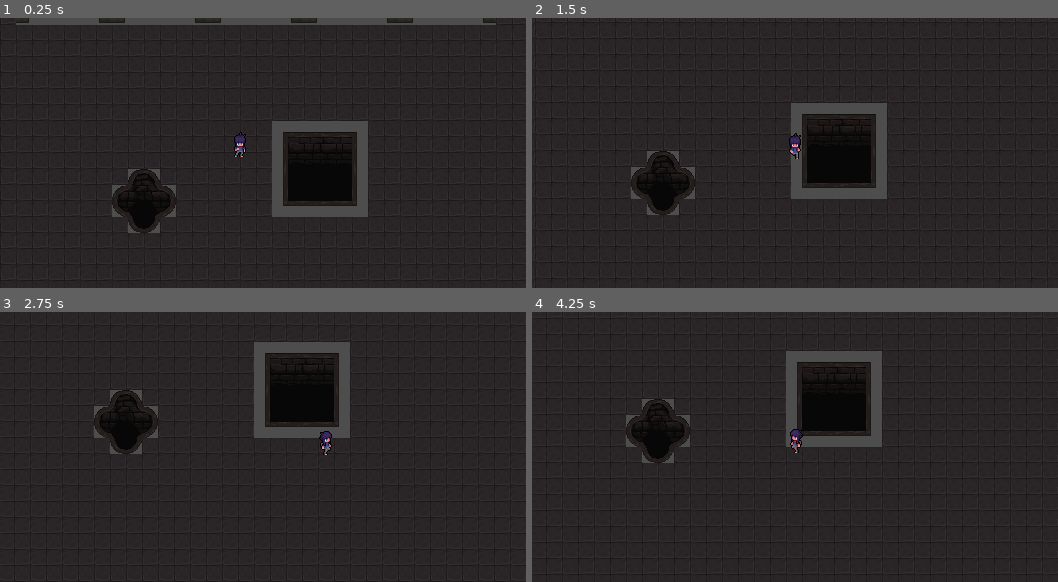
Above: before the commit, frames 1-4 (two rows, left to right).
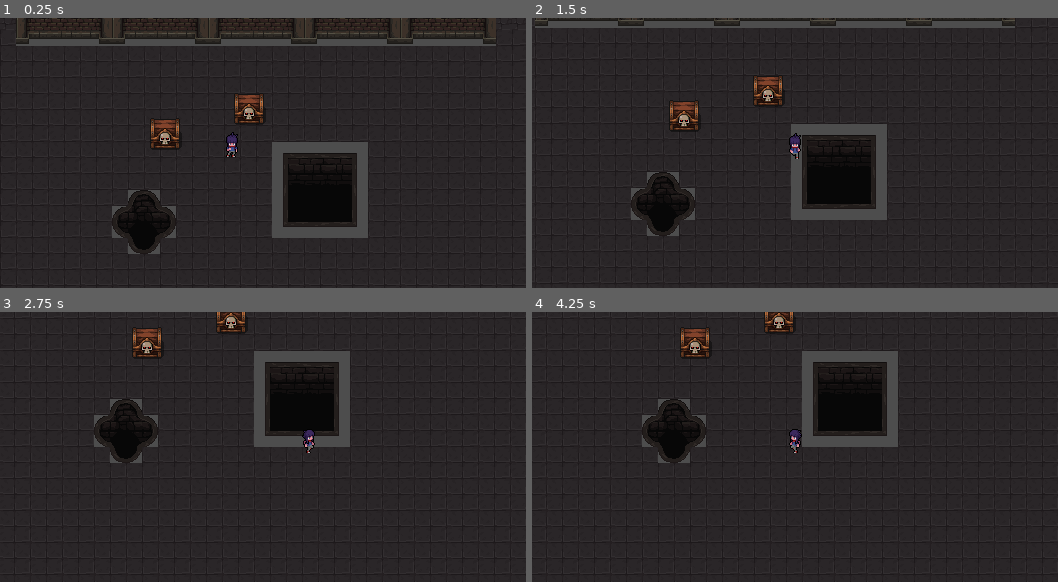
Above: after the commit, the same moments.

Repository: KOTSRwy2/Light
Game: Godot game, scene res://playerground.tscn
The game is run twice, just before and just after one commit, with the same random seed, the same clock (stepped at 60 frames per second) and the same inputs.
Inputs:
- Up to frame 1 (0.25 s): no input
- Up to frame 2 (1.5 s): tap Enter at 0.5 s; hold D (RIGHT) 0.53-1.28 s; hold E (Interact, bound only after the commit) 0.53-1.28 s; hold S (DOWN) from 1.28 s (still down); tap E (Interact, bound only after the commit) at 1.35 s
- Up to frame 3 (2.75 s): release S (DOWN) at 2.03 s; hold D (RIGHT) from 2.03 s (still down); hold E (Interact, bound only after the commit) from 2.03 s (still down)
- Up to frame 4 (4.25 s): release D (RIGHT) at 2.78 s; release E (Interact, bound only after the commit) at 2.78 s; hold W (UP) 2.78-3.53 s; tap E (Interact, bound only after the commit) at 2.85 s; hold A (LEFT) from 3.53 s (still down); hold E (Interact, bound only after the commit) from 3.53 s (still down)

The runs differ from the first frame. In frame 1, 11% of the frame differs, in the area x 3-95%, y 0-88%; in frame 2, 8.0%; in frame 3, 4.2%; in frame 4, 5.1%.

Commit message:
实现了玩家交互附带宝箱外观

Diff:
--- /dev/null
+++ b/00_Gobals/PlayerManager.gd
@@ -0,0 +1,45 @@
+extends Node
+
+const PLAYER = preload("res://Player/Player.tscn")
+#const INVENTORY_DATA : InventoryData = preload("res://GUI/pause_menu/inventory/player_inventory.tres")
+
+signal interact_pressed
+
+var player : Player
+var player_spawn : bool = false
+
+func _ready() ->void:
+	add_player_instance()
+	await get_tree().create_timer(0.2).timeout
+	player_spawn = true
+
+func add_player_instance() -> void:
+	player = PLAYER.instantiate()
+	add_child( player )
+	pass
+
+func set_health( hp : int,max_hp : int ) -> void:
+	#player.max_hp = max_hp
+	#player.hp = hp
+	#player.update_hp( 0 )
+	pass
+
+
+func set_player_position( _new_pos : Vector2 ) ->void:
+	player.global_position = _new_pos
+	pass
+
+
+func set_as_parent( _p : Node2D ) ->void:
+	if player.get_parent():
+		player.get_parent().remove_child( player )
+	_p.add_child( player )
+
+func unparent_player( _p : Node2D ) -> void:
+	_p.remove_child( player )
+
+
+
+func play_audio( _audio : AudioStream ) -> void:
+	player.audio.stream = _audio
+	player.audio.play()
--- /dev/null
+++ b/Interactables/Chest/Chest.gd
@@ -0,0 +1,80 @@
+@tool
+class_name TreasureChest extends Node2D
+
+#@export var item_data : ItemData : set = _set_item_data
+#@export var quantity : int = 1 : set = _set_quantity
+
+@export var animation_set : String = "02"
+
+var is_open : bool = false
+
+@onready var sprite : Sprite2D = $Sprite2D
+@onready var animation_player : AnimationPlayer = $AnimationPlayer
+@onready var interact_area : Area2D = $InteractArea
+@onready var audio : AudioStreamPlayer = $AudioStreamPlayer
+
+
+
+func _ready() -> void:
+	#_update_texture()
+	#_update_label()
+	if Engine.is_editor_hint():
+		return
+	interact_area.area_entered.connect( _on_area_enter )
+	interact_area.area_exited.connect( _on_area_exit )
+	#is_open_data.data_loaded.connect( set_cheat_state )
+	#set_cheat_state()
+
+func player_interact():
+	if is_open == true:
+		return
+	else:
+		#interact_area.monitoring = false ## optional
+		is_open = true
+		#is_open_data.set_value()
+		animation_player.play("open_" + animation_set )
+
+
+func _on_area_enter( _a : Area2D ) -> void:
+	PlayerManager.interact_pressed.connect( player_interact )
+	pass
+
+
+func _on_area_exit( _a : Area2D ) -> void:
+	PlayerManager.interact_pressed.disconnect( player_interact )
+	pass
+
+func set_cheat_state() -> void:
+	#is_open = is_open_data.value
+	if is_open:
+		animation_player.play("open")
+	else:
+		animation_player.play("closed")
+
+
+
+
+#func _set_item_data( value : ItemData ) -> void:
+	#item_data = value
+	#_update_texture()
+	#pass
+
+
+
+#func _set_quantity( value : int ) -> void:
+	#quantity = value
+	#_update_label()
+	#pass
+
+
+#func _update_texture() -> void:
+	#if item_data and sprite:
+		#sprite.texture = item_data.texture
+
+
+#func _update_label() -> void:
+	#if label:
+		#if quantity <= 1:
+		#	label.text = ""
+		#else:
+		#	label.text = "x" + str( quantity )
--- /dev/null
+++ b/Interactables/Chest/Chest.tscn
@@ -0,0 +1,132 @@
+[gd_scene load_steps=10 format=3 uid="uid://jppqw55bcq7h"]
+
+[ext_resource type="Script" path="res://Interactables/Chest/Chest.gd" id="1_m07ph"]
+[ext_resource type="Texture2D" uid="uid://dguoncjq2k2q5" path="res://Interactables/Chest/Cursed_Chest_Idle.png" id="1_sa7ae"]
+[ext_resource type="AudioStream" uid="uid://nxxrtc6e5uax" path="res://Interactables/Chest/treasure-open.wav" id="3_mhdoh"]
+
+[sub_resource type="RectangleShape2D" id="RectangleShape2D_mylki"]
+size = Vector2(28, 14)
+
+[sub_resource type="RectangleShape2D" id="RectangleShape2D_t2kne"]
+size = Vector2(12, 12.5)
+
+[sub_resource type="Animation" id="Animation_k4pae"]
+length = 0.001
+tracks/0/type = "value"
+tracks/0/imported = false
+tracks/0/enabled = true
+tracks/0/path = NodePath("Sprite2D:frame")
+tracks/0/interp = 1
+tracks/0/loop_wrap = true
+tracks/0/keys = {
+"times": PackedFloat32Array(0),
+"transitions": PackedFloat32Array(1),
+"update": 1,
+"values": [0]
+}
+
+[sub_resource type="Animation" id="Animation_0feai"]
+resource_name = "open_01"
+length = 0.5
+step = 0.2
+tracks/0/type = "value"
+tracks/0/imported = false
+tracks/0/enabled = true
+tracks/0/path = NodePath("Sprite2D:frame")
+tracks/0/interp = 1
+tracks/0/loop_wrap = true
+tracks/0/keys = {
+"times": PackedFloat32Array(0, 0.1, 0.2, 0.3, 0.4, 0.5),
+"transitions": PackedFloat32Array(1, 1, 1, 1, 1, 1),
+"update": 1,
+"values": [6, 7, 8, 9, 10, 11]
+}
+tracks/1/type = "audio"
+tracks/1/imported = false
+tracks/1/enabled = true
+tracks/1/path = NodePath("AudioStreamPlayer")
+tracks/1/interp = 1
+tracks/1/loop_wrap = true
+tracks/1/keys = {
+"clips": [{
+"end_offset": 0.0,
+"start_offset": 0.0,
+"stream": ExtResource("3_mhdoh")
+}],
+"times": PackedFloat32Array(0)
+}
+tracks/1/use_blend = true
+
+[sub_resource type="Animation" id="Animation_sofbq"]
+resource_name = "open_02"
+length = 0.5
+step = 0.2
+tracks/0/type = "value"
+tracks/0/imported = false
+tracks/0/enabled = true
+tracks/0/path = NodePath("Sprite2D:frame")
+tracks/0/interp = 1
+tracks/0/loop_wrap = true
+tracks/0/keys = {
+"times": PackedFloat32Array(0, 0.1, 0.2, 0.3, 0.4, 0.5),
+"transitions": PackedFloat32Array(1, 1, 1, 1, 1, 1),
+"update": 1,
+"values": [12, 13, 14, 15, 16, 17]
+}
+tracks/1/type = "audio"
+tracks/1/imported = false
+tracks/1/enabled = true
+tracks/1/path = NodePath("AudioStreamPlayer")
+tracks/1/interp = 1
+tracks/1/loop_wrap = true
+tracks/1/keys = {
+"clips": [{
+"end_offset": 0.0,
+"start_offset": 0.0,
+"stream": ExtResource("3_mhdoh")
+}],
+"times": PackedFloat32Array(0)
+}
+tracks/1/use_blend = true
+
+[sub_resource type="AnimationLibrary" id="AnimationLibrary_tmwe3"]
+_data = {
+"RESET": SubResource("Animation_k4pae"),
+"open_01": SubResource("Animation_0feai"),
+"open_02": SubResource("Animation_sofbq")
+}
+
+[node name="Chest" type="Node2D"]
+script = ExtResource("1_m07ph")
+animation_set = "01"
+
+[node name="Sprite2D" type="Sprite2D" parent="."]
+position = Vector2(0, -10)
+texture = ExtResource("1_sa7ae")
+hframes = 6
+vframes = 3
+
+[node name="StaticBody2D" type="StaticBody2D" parent="."]
+collision_layer = 16
+collision_mask = 0
+
+[node name="CollisionShape2D" type="CollisionShape2D" parent="StaticBody2D"]
+position = Vector2(0, -2)
+shape = SubResource("RectangleShape2D_mylki")
+debug_color = Color(0, 0.6, 0.701961, 0.207843)
+
+[node name="InteractArea" type="Area2D" parent="."]
+collision_layer = 0
+collision_mask = 4
+
+[node name="CollisionShape2D" type="CollisionShape2D" parent="InteractArea"]
+position = Vector2(0, -0.25)
+shape = SubResource("RectangleShape2D_t2kne")
+debug_color = Color(0.34902, 0.615686, 0.176471, 0.333333)
+
+[node name="AnimationPlayer" type="AnimationPlayer" parent="."]
+libraries = {
+"": SubResource("AnimationLibrary_tmwe3")
+}
+
+[node name="AudioStreamPlayer" type="AudioStreamPlayer" parent="."]
--- /dev/null
+++ b/Level/Level.gd
@@ -0,0 +1,15 @@
+class_name Level extends Node2D
+
+@export var music : AudioStream
+
+
+func _ready():
+	self.y_sort_enabled = true
+	PlayerManager.set_as_parent( self )
+	#LevelManagement.level_load_started.connect( _free_level )
+	#AudioMananger.play_music( music )
+
+
+func _free_level() -> void:
+	PlayerManager.unparent_player( self )
+	queue_free()
--- /dev/null
+++ b/Level/PlayerSpown.tscn
@@ -0,0 +1,13 @@
+[gd_scene load_steps=3 format=3 uid="uid://ckec2t8pmqj70"]
+
+[ext_resource type="Script" path="res://Level/PlayerSpowner.gd" id="1_gqxkq"]
+[ext_resource type="Texture2D" uid="uid://dlr2s8n407nps" path="res://Player/Sprite/The Adventurer - Free/The Adventurer - Free/Idle/idle_down.png" id="1_ywube"]
+
+[node name="PlayerSpown" type="Node2D"]
+script = ExtResource("1_gqxkq")
+
+[node name="Sprite2D" type="Sprite2D" parent="."]
+modulate = Color(0.00392157, 0.858824, 0.00392157, 0.376471)
+position = Vector2(0, -7)
+texture = ExtResource("1_ywube")
+hframes = 8
--- /dev/null
+++ b/Level/PlayerSpowner.gd
@@ -0,0 +1,8 @@
+extends Node2D
+
+
+func _ready() -> void:
+	visible = false
+	if PlayerManager.player_spawn == false:
+		PlayerManager.set_player_position( global_position )
+		PlayerManager.player_spawn = true
--- a/Player/Player.tscn
+++ b/Player/Player.tscn
@@ -7,6 +7,7 @@
 [ext_resource type="Script" path="res://Player/Script/state_idle.gd" id="5_48uyg"]
 [ext_resource type="Script" path="res://Player/Script/state_walk.gd" id="6_7k2cf"]
 [ext_resource type="Script" path="res://Player/Script/PlayerCamera.gd" id="7_kmagr"]
+[ext_resource type="Script" path="res://Player/Script/PlayerInteractionHost.gd" id="8_i44yc"]
 
 [sub_resource type="CircleShape2D" id="CircleShape2D_akio3"]
 radius = 7.0
@@ -411,6 +412,9 @@
 "walk_up": SubResource("Animation_d0l7n")
 }
 
+[sub_resource type="RectangleShape2D" id="RectangleShape2D_git13"]
+size = Vector2(13, 11)
+
 [node name="Player" type="CharacterBody2D"]
 collision_mask = 16
 motion_mode = 1
@@ -419,6 +423,7 @@
 
 [node name="CollisionShape2D" type="CollisionShape2D" parent="."]
 shape = SubResource("CircleShape2D_akio3")
+debug_color = Color(0, 0.6, 0.701961, 0.0941176)
 
 [node name="Idle_Sprite" type="Sprite2D" parent="."]
 texture_filter = 1
@@ -450,8 +455,19 @@
 [node name="walk" type="Node" parent="State_Machiine"]
 script = ExtResource("6_7k2cf")
 
-[node name="Node" type="Node" parent="State_Machiine"]
-
 [node name="Camera2D" type="Camera2D" parent="."]
 editor_draw_limits = true
 script = ExtResource("7_kmagr")
+
+[node name="Interactions" type="Node2D" parent="."]
+script = ExtResource("8_i44yc")
+
+[node name="Area2D" type="Area2D" parent="Interactions"]
+collision_layer = 4
+collision_mask = 0
+monitoring = false
+
+[node name="CollisionShape2D" type="CollisionShape2D" parent="Interactions/Area2D"]
+position = Vector2(0, 2.5)
+shape = SubResource("RectangleShape2D_git13")
+debug_color = Color(0.376471, 0.603922, 0.32549, 0.239216)
--- a/Player/Script/Player.gd
+++ b/Player/Script/Player.gd
@@ -20,7 +20,7 @@
 
 
 
-func _process(delta):
+func _process(_delta):
 	direction = Vector2(
 		Input.get_axis("LEFT","RIGHT"),
 		Input.get_axis("UP","DOWN")
@@ -31,7 +31,7 @@
 
 
 
-func  _physics_process(delta):
+func  _physics_process(_delta):
 	move_and_slide()
 
 
--- /dev/null
+++ b/Player/Script/PlayerInteractionHost.gd
@@ -0,0 +1,26 @@
+class_name PlayerInteractionHost extends Node2D
+
+@onready var player : Player = $".."
+
+# Called when the node enters the scene tree for the first time.
+func _ready():
+	player.DirectionChangeg.connect( UpdateDirection )
+	pass # Replace with function body.
+
+
+
+
+func UpdateDirection (new_direction : Vector2) -> void:
+	rotation_degrees = 0
+	match new_direction:
+		Vector2.DOWN:
+			rotation_degrees = 0
+		Vector2.UP:
+			rotation_degrees = 180
+		Vector2.LEFT:
+			rotation_degrees = 90
+		Vector2.RIGHT:
+			rotation_degrees = 270
+		_:
+			rotation_degrees = 0
+	pass
--- a/Player/Script/state_idle.gd
+++ b/Player/Script/state_idle.gd
@@ -31,6 +31,6 @@
 func HandleInput(_event: InputEvent) -> State:
 	#if _event.is_action_pressed("attack"):
 		#return attack
-	#if _event.is_action_pressed("Interact"):
-		#Playermanager.interact_pressed.emit()
+	if _event.is_action_pressed("Interact"):
+		PlayerManager.interact_pressed.emit()
 	return null
--- a/Player/Script/state_walk.gd
+++ b/Player/Script/state_walk.gd
@@ -35,6 +35,6 @@
 func HandleInput(_event: InputEvent) -> State:
 	#if _event.is_action_pressed("attack"):
 		#return attack
-	#if _event.is_action_pressed("Interact"):
-		#Playermanager.interact_pressed.emit()
+	if _event.is_action_pressed("Interact"):
+		PlayerManager.interact_pressed.emit()
 	return null
--- a/playerground.tscn
+++ b/playerground.tscn
@@ -1,12 +1,22 @@
-[gd_scene load_steps=3 format=4 uid="uid://fecn2hbh86a7"]
+[gd_scene load_steps=5 format=4 uid="uid://fecn2hbh86a7"]
 
-[ext_resource type="PackedScene" uid="uid://cxmhfbr24sjsj" path="res://Player/Player.tscn" id="1_u36t8"]
+[ext_resource type="Script" path="res://Level/Level.gd" id="1_48mlf"]
+[ext_resource type="PackedScene" uid="uid://ckec2t8pmqj70" path="res://Level/PlayerSpown.tscn" id="2_joim3"]
 [ext_resource type="PackedScene" uid="uid://dgo546tda2swk" path="res://Tilemap/dungeon_00.tscn" id="2_q0eo5"]
+[ext_resource type="PackedScene" uid="uid://jppqw55bcq7h" path="res://Interactables/Chest/Chest.tscn" id="4_jsxgx"]
 
 [node name="Playerground" type="Node2D"]
-
-[node name="Player" parent="." instance=ExtResource("1_u36t8")]
-position = Vector2(239, 144)
+script = ExtResource("1_48mlf")
 
 [node name="Dungeon00" parent="." instance=ExtResource("2_q0eo5")]
 tile_map_data = PackedByteArray("AAAAAAAAAQAuAA4AAAAAAAEAAQAuAA8AAAABAAAAAQAEAAsAAAABAAEAAQAvAA8AAAACAAAAAQAFAAsAAAACAA …(16240 unchanged characters)…
+
+[node name="PlayerSpown" parent="." instance=ExtResource("2_joim3")]
+position = Vector2(231, 123)
+
+[node name="Chest" parent="." instance=ExtResource("4_jsxgx")]
+position = Vector2(165, 113)
+
+[node name="Chest2" parent="." instance=ExtResource("4_jsxgx")]
+position = Vector2(249, 88)
+animation_set = "02"
--- a/project.godot
+++ b/project.godot
@@ -18,6 +18,7 @@
 [autoload]
 
 GobalLevelManager="*res://00_Gobals/GobalLevelManager.gd"
+PlayerManager="*res://00_Gobals/PlayerManager.gd"
 
 [display]
 
@@ -48,10 +49,16 @@
 "events": [Object(InputEventKey,"resource_local_to_scene":false,"resource_name":"","device":-1,"window_id":0,"alt_press …(192 unchanged characters)…
 ]
 }
+Interact={
+"deadzone": 0.5,
+"events": [Object(InputEventKey,"resource_local_to_scene":false,"resource_name":"","device":-1,"window_id":0,"alt_pressed":false,"shift_pressed":false,"ctrl_pressed":false,"meta_pressed":false,"pressed":false,"keycode":0,"physical_keycode":69,"key_label":0,"unicode":101,"location":0,"echo":false,"script":null)
+]
+}
 
 [layer_names]
 
 2d_physics/layer_1="Player"
+2d_physics/layer_3="PlayerInteraction"
 2d_physics/layer_5="Wall"
 
 [rendering]
Binary file added: Interactables/Chest/Cursed_Chest_Idle.png
Not shown, added: Interactables/Chest/Cursed_Chest_Idle.png.import
Not shown, added: Interactables/Chest/Cursed_Chest_Opening_Empty.png.import
Not shown, added: Interactables/Chest/Cursed_Chest_Opening_Gold.png.import
Not shown, added: Interactables/Chest/treasure-open.wav.import
Not shown: 1 places in Player/Player.tscn that only renumber resources
Not shown, added: Interactables/Chest/treasure-open.wav
